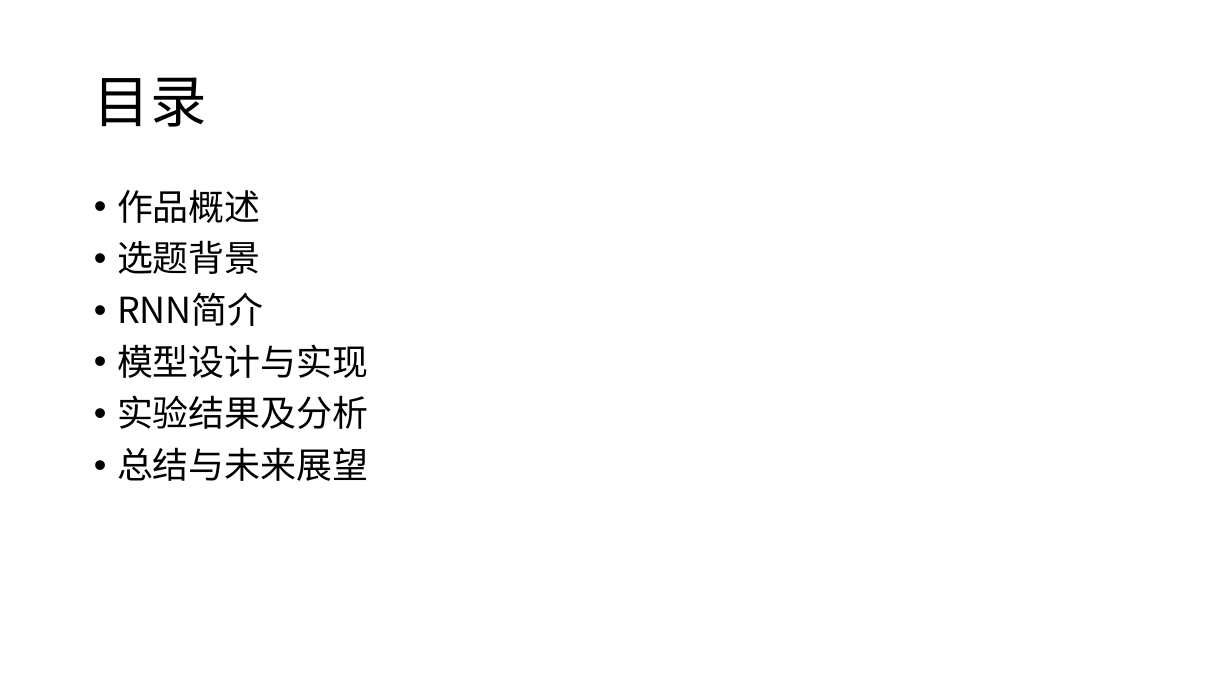
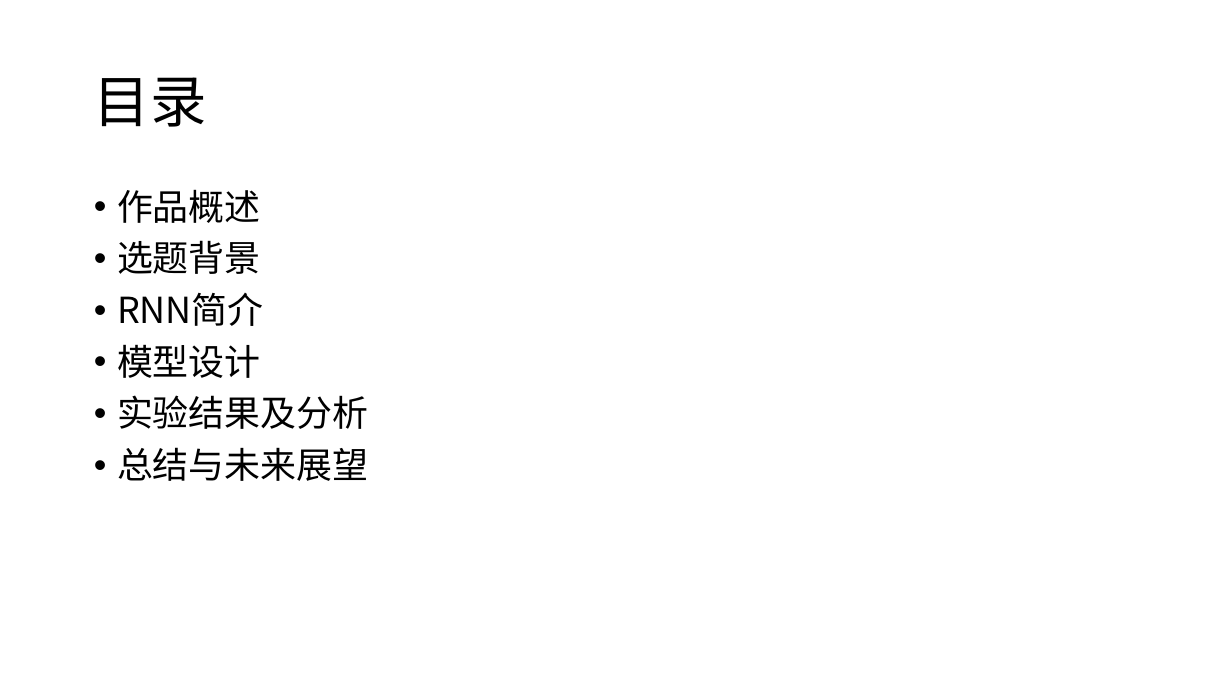
Before and after one commit to sfzhou5678/lstm, a slide deck: slide 2 of 毕业答辩.pptx. Drawn at 1232x693 pixels with LibreOffice and Linux fonts; fonts in the diff are those of the drawing. Boxes give left, top, right and bottom in pixels: in the first picture for what was removed or moved away, otherwise in the second. Text is boxed around its words. In the diff, an @@ line names an element or a change of style, - is before the commit and + after.

```diff
--- a/毕业答辩.pptx
+++ b/毕业答辩.pptx
@@ text at (117, 344, 261, 378): text changed @@
-• 模型设计与实现
+• 模型设计
```
Also in this commit, not shown: 5 other slides changed, 20 slides added, 5 slides removed, 1 other file.
